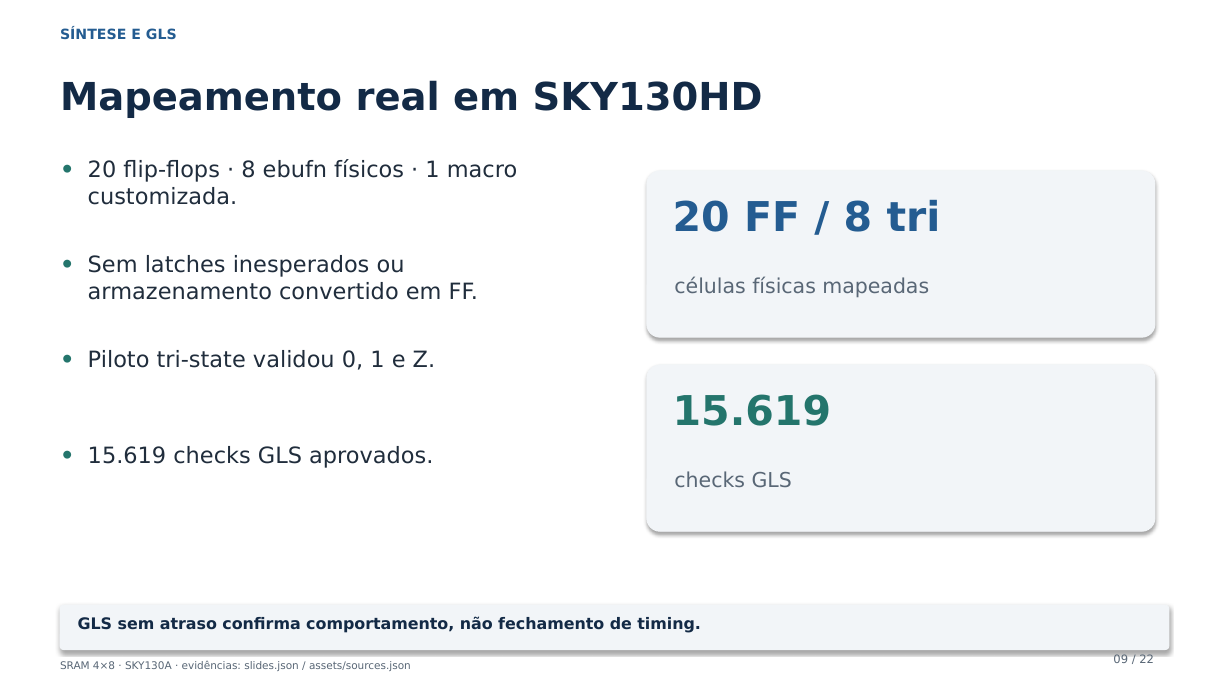
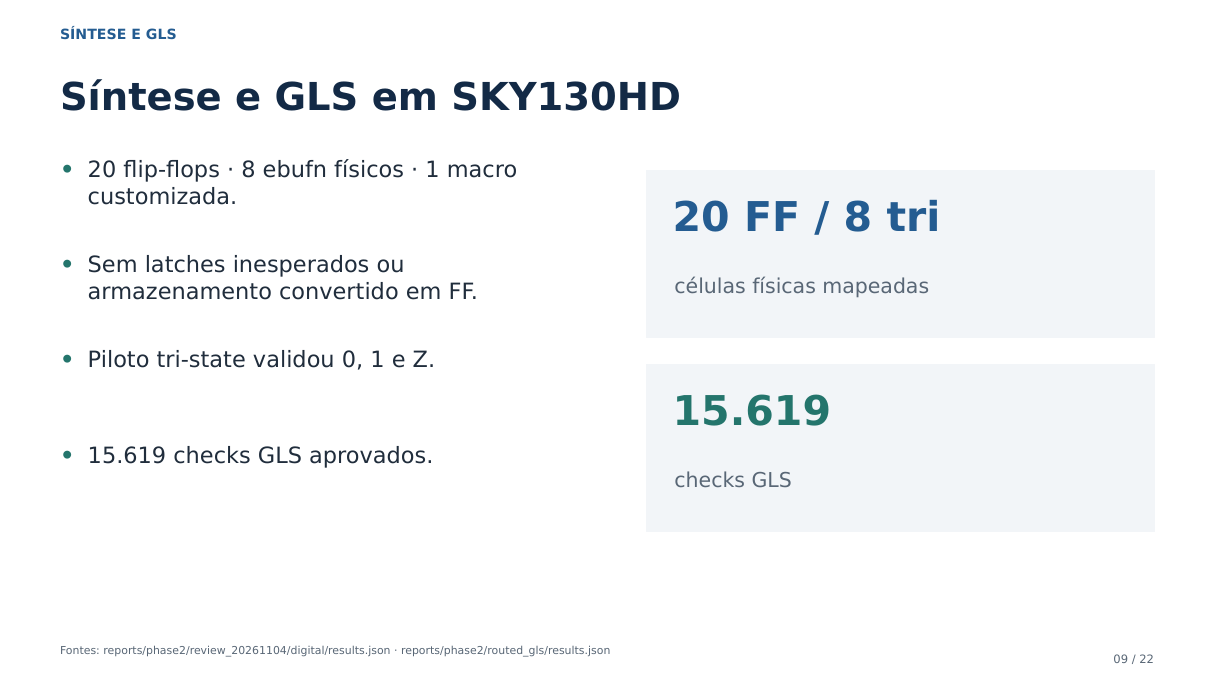
Before and after one commit to leofernandesc/Open-source-sram-memory-compiler, a slide deck: slide 9 of presentations/phase2/phase2_technical_review.pptx. Drawn at 1232x693 pixels with LibreOffice and Linux fonts; fonts in the diff are those of the drawing. Boxes give left, top, right and bottom in pixels: in the first picture for what was removed or moved away, otherwise in the second. Text is boxed around its words. In the diff, an @@ line names an element or a change of style, - is before the commit and + after.

Commit message:
docs(phase2): use descriptive academic presentation wording

```diff
--- a/presentations/phase2/phase2_technical_review.pptx
+++ b/presentations/phase2/phase2_technical_review.pptx
@@ text at <box>60,79,681,111</box>: text changed @@
-Mapeamento real em SKY130HD
+Síntese e GLS em SKY130HD
@@ rectangle at <box>647,171,1155,337</box>: rounded rectangle to rectangle; shadow off @@
@@ rectangle at <box>647,365,1155,531</box>: rounded rectangle to rectangle; shadow off @@
@@ rounded rectangle removed at <box>60,605,1169,650</box> @@
@@ text removed at <box>78,616,701,633</box> @@
-GLS sem atraso confirma comportamento, não fechamento de timing.
@@ text added at <box>60,646,610,657</box>, 8.5 pt, text #596776 @@
+Fontes: reports/phase2/review_20261104/digital/results.json · reports/phase2/routed_gls/results.json
@@ text removed at <box>60,661,411,671</box> @@
-SRAM 4×8 · SKY130A · evidências: slides.json / assets/sources.json
```
Also in this commit, not shown: 21 other slides changed, 9 other files.
